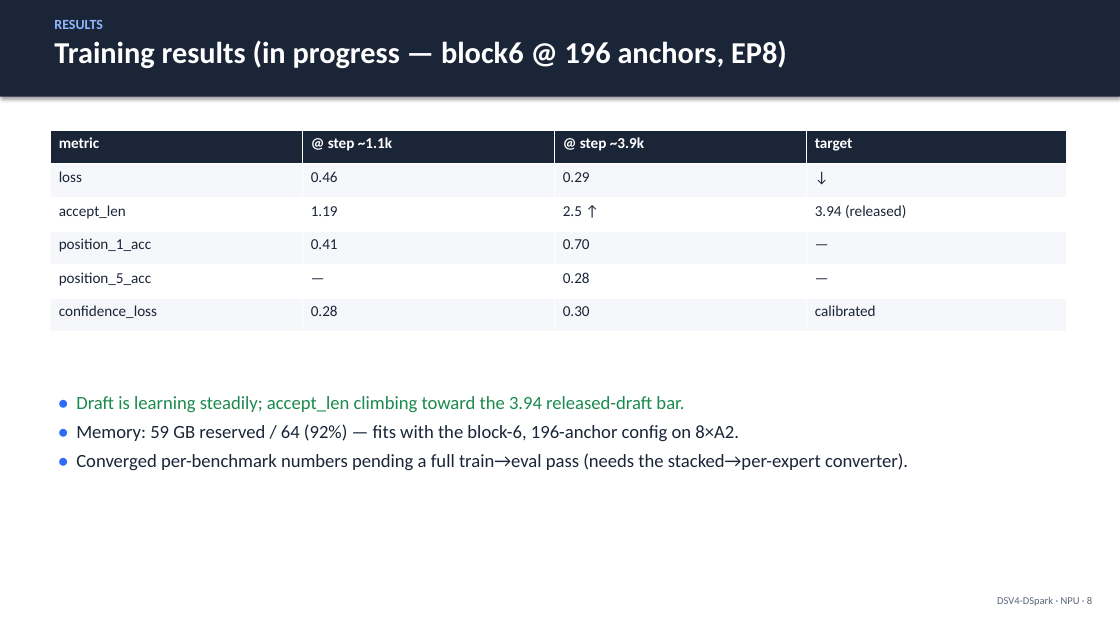
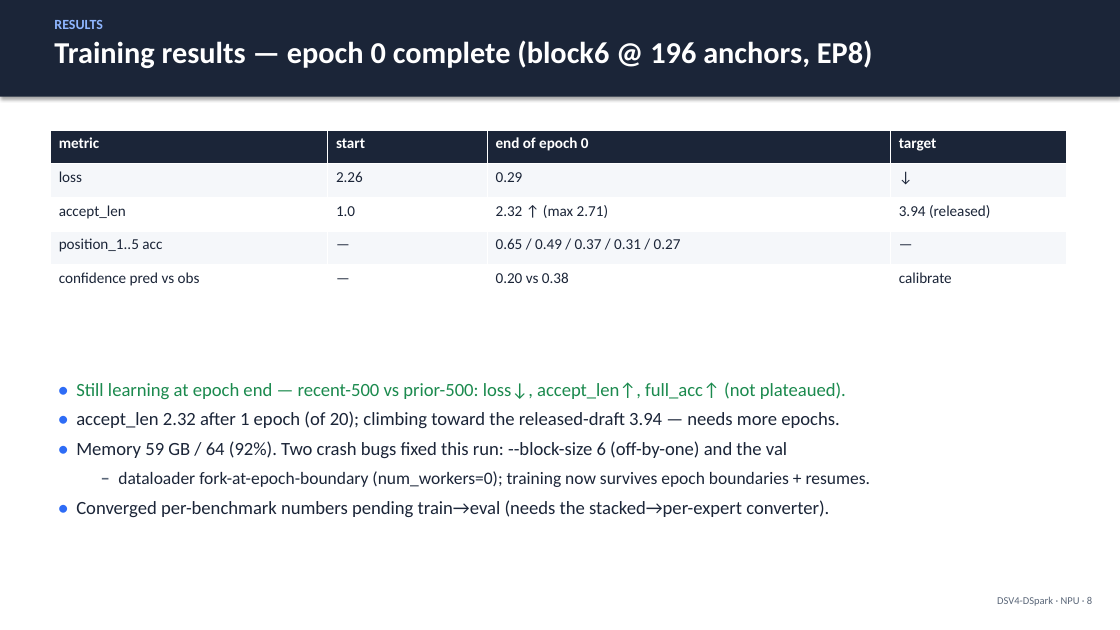
Before and after one commit to Sawyer117/speculators, a slide deck: slide 8 of docs/reports/dsv4_dspark_npu_report.pptx. Drawn at 1120x630 pixels with LibreOffice and Linux fonts; fonts in the diff are those of the drawing. Boxes give left, top, right and bottom in pixels: in the first picture for what was removed or moved away, otherwise in the second. Text is boxed around its words. In the diff, an @@ line names an element or a change of style, - is before the commit and + after.

```diff
--- a/docs/reports/dsv4_dspark_npu_report.pptx
+++ b/docs/reports/dsv4_dspark_npu_report.pptx
@@ text at box(54, 40, 873, 68): text changed @@
-Training results (in progress — block6 @ 196 anchors, EP8)
+Training results — epoch 0 complete (block6 @ 196 anchors, EP8)
@@ table at box(50, 130, 1067, 298) @@
-row 1: metric | @ step ~1.1k | @ step ~3.9k | target
-row 2: loss | 0.46 | 0.29 | ↓
-row 3: accept_len | 1.19 | 2.5 ↑ | 3.94 (released)
-row 4: position_1_acc | 0.41 | 0.70 | —
-row 5: position_5_acc | — | 0.28 | —
-row 6: confidence_loss | 0.28 | 0.30 | calibrated
+row 1: metric | start | end of epoch 0 | target
+row 2: loss | 2.26 | 0.29 | ↓
+row 3: accept_len | 1.0 | 2.32 ↑ (max 2.71) | 3.94 (released)
+row 4: position_1..5 acc | — | 0.65 / 0.49 / 0.37 / 0.31 / 0.27 | —
+row 5: confidence pred vs obs | — | 0.20 vs 0.38 | calibrate
@@ text at box(76, 382, 870, 517): text changed @@
-• Draft is learning steadily; accept_len climbing toward the 3.94 released-draft bar.
-• Memory: 59 GB reserved / 64 (92%) — fits with the block-6, 196-anchor config on 8×A2.
-• Converged per-benchmark numbers pending a full train→eval pass (needs the stacked→per-expert converter).
+• Still learning at epoch end — recent-500 vs prior-500: loss↓, accept_len↑, full_acc↑ (not plateaued).
+• accept_len 2.32 after 1 epoch (of 20); climbing toward the released-draft 3.94 — needs more epochs.
+• Memory 59 GB / 64 (92%). Two crash bugs fixed this run: --block-size 6 (off-by-one) and the val
+  – dataloader fork-at-epoch-boundary (num_workers=0); training now survives epoch boundaries + resumes.
+• Converged per-benchmark numbers pending train→eval (needs the stacked→per-expert converter).
```
Also in this commit, not shown: 1 other slide changed, 1 slide added, 1 slide removed, 1 other file.
